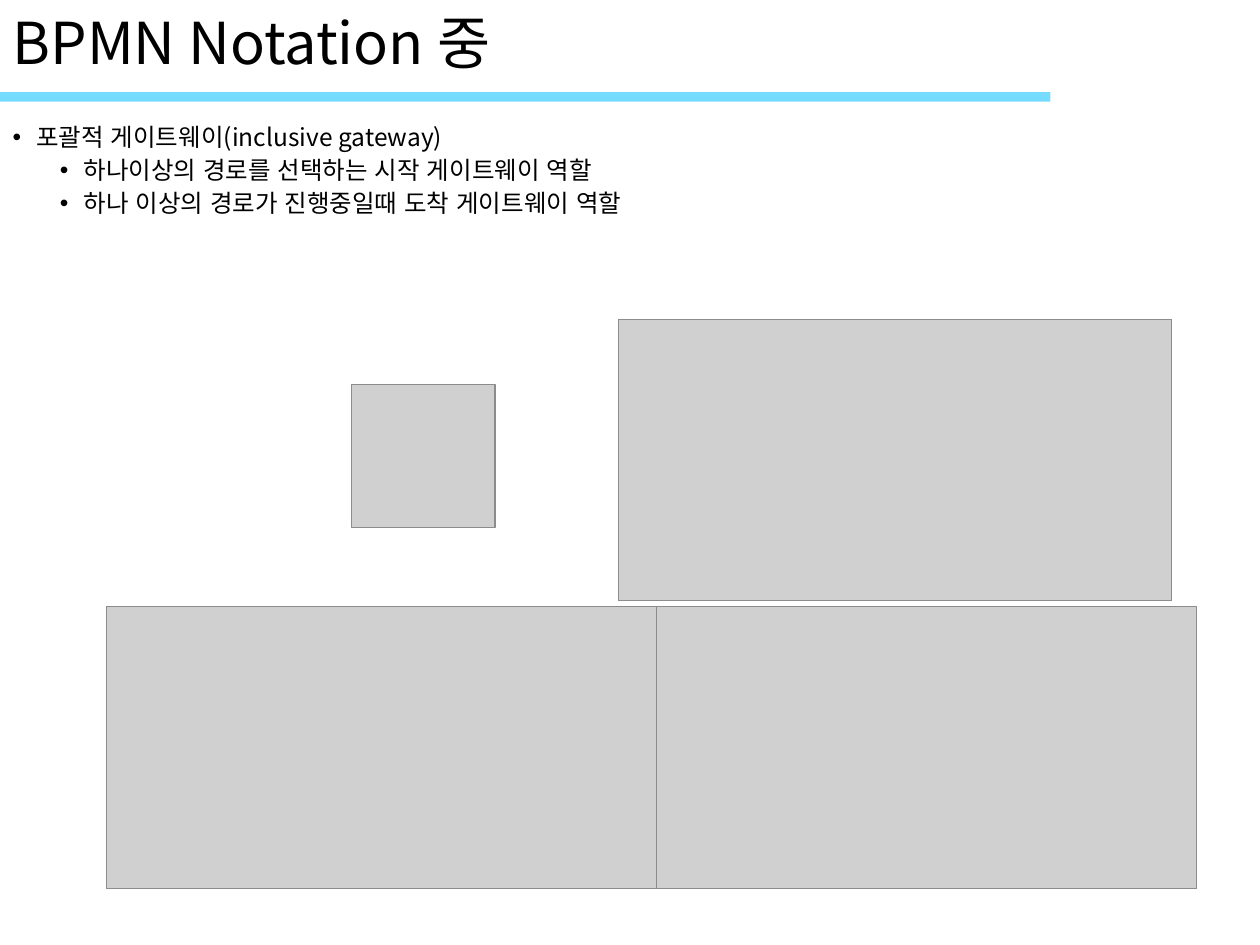
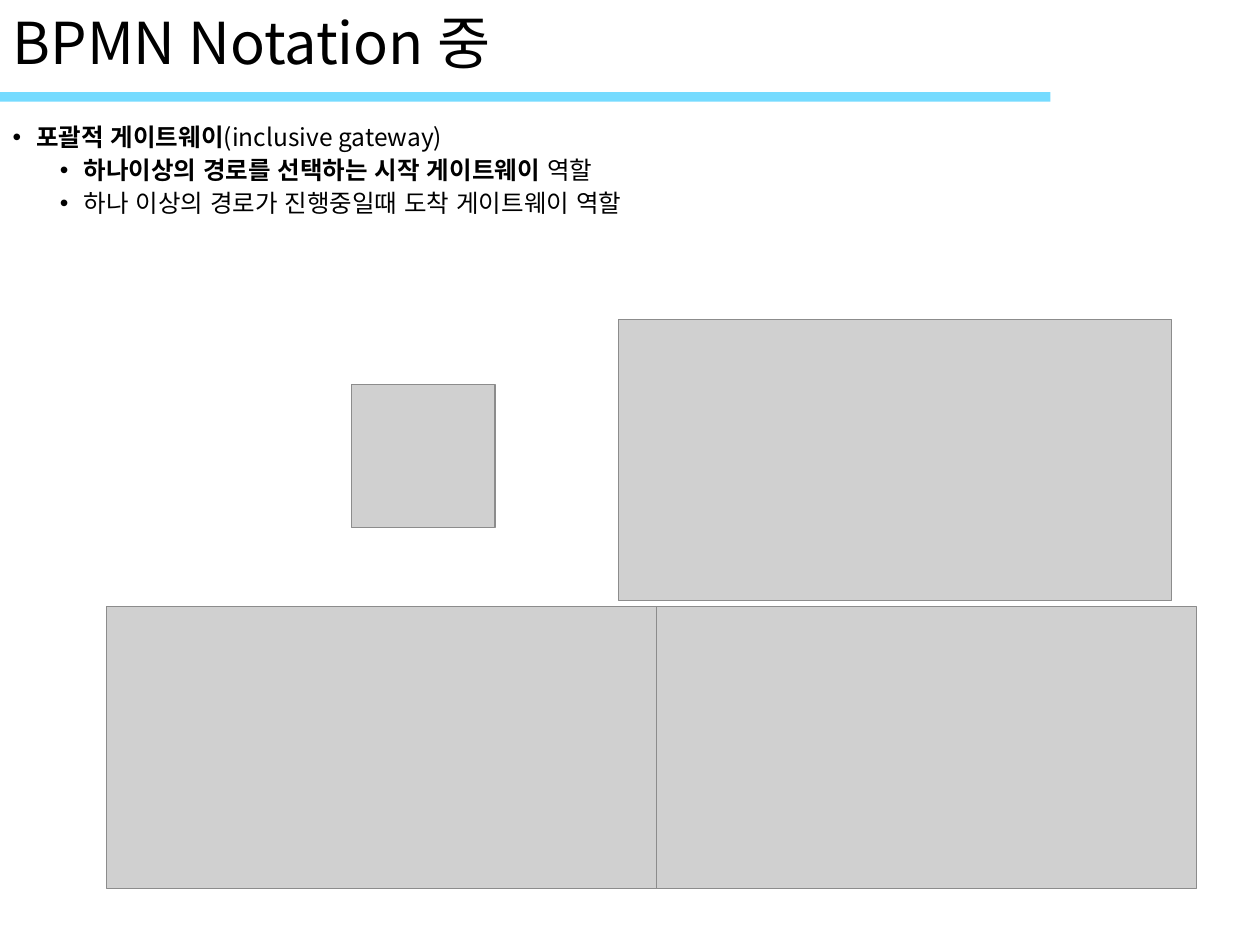
Before and after one commit to ImSeongMuk/study, a slide deck: slide 35 of UML/789_객체UML(프로세스).pptx. Drawn at 1260x945 pixels with LibreOffice and Linux fonts; fonts in the diff are those of the drawing; grey boxes stand for pictures; background and template pictures are left out. Boxes give left, top, right and bottom in pixels: in the first picture for what was removed or moved away, otherwise in the second. Text is boxed around its words. In the diff, an @@ line names an element or a change of style, - is before the commit and + after.

```diff
--- a/UML/789_객체UML(프로세스).pptx
+++ b/UML/789_객체UML(프로세스).pptx
@@ text at <box>36,125,592,182</box>: bold on in "포괄적 게이트웨이(inclusive", "하나이상의 경로를 선택하는 시작 게이트웨이" @@
```
Also in this commit, not shown: 6 other slides changed, 4 other files.
